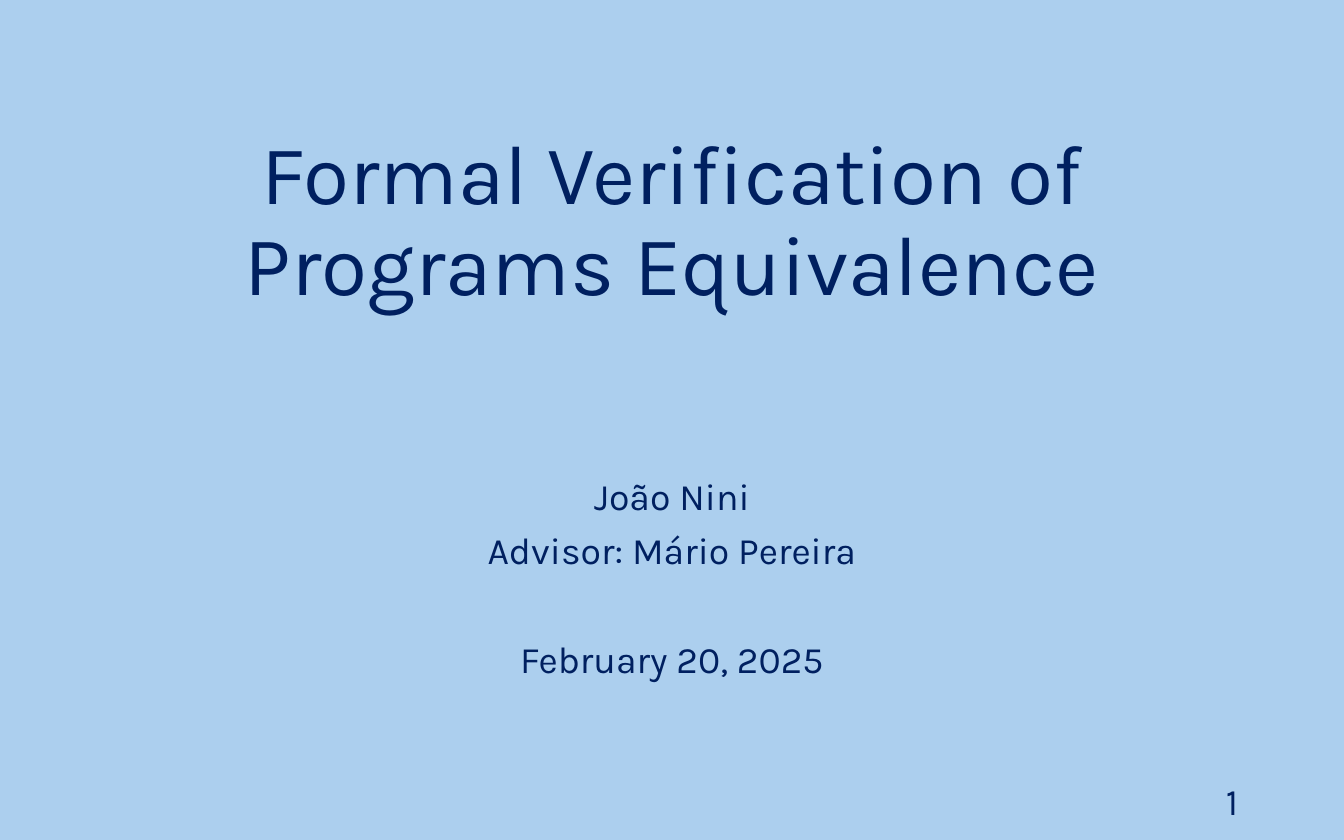
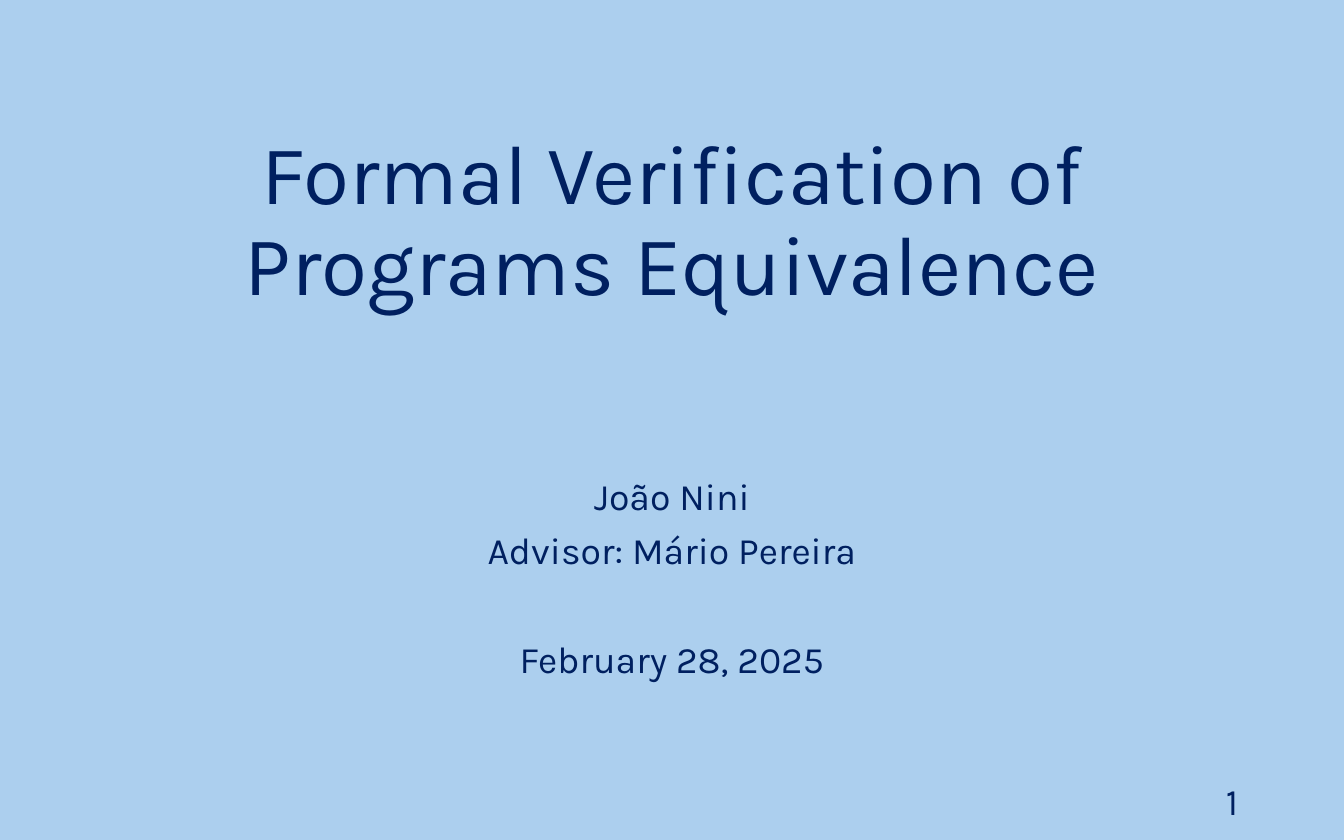
Before and after one commit to JoaoNini75/MasterThesis, a slide deck: slide 1 of Ap Prep Tese.pptx. Drawn at 1344x840 pixels with LibreOffice and Linux fonts; fonts in the diff are those of the drawing. Boxes give left, top, right and bottom in pixels: in the first picture for what was removed or moved away, otherwise in the second. Text is boxed around its words. In the diff, an @@ line names an element or a change of style, - is before the commit and + after.

```diff
--- a/Ap Prep Tese.pptx
+++ b/Ap Prep Tese.pptx
@@ subtitle at <box>520,647,824,682</box>: text changed @@
-February 20, 2025
+February 28, 2025
```
Also in this commit, not shown: 4 other slides changed, 5 slides added, 4 slides removed.
